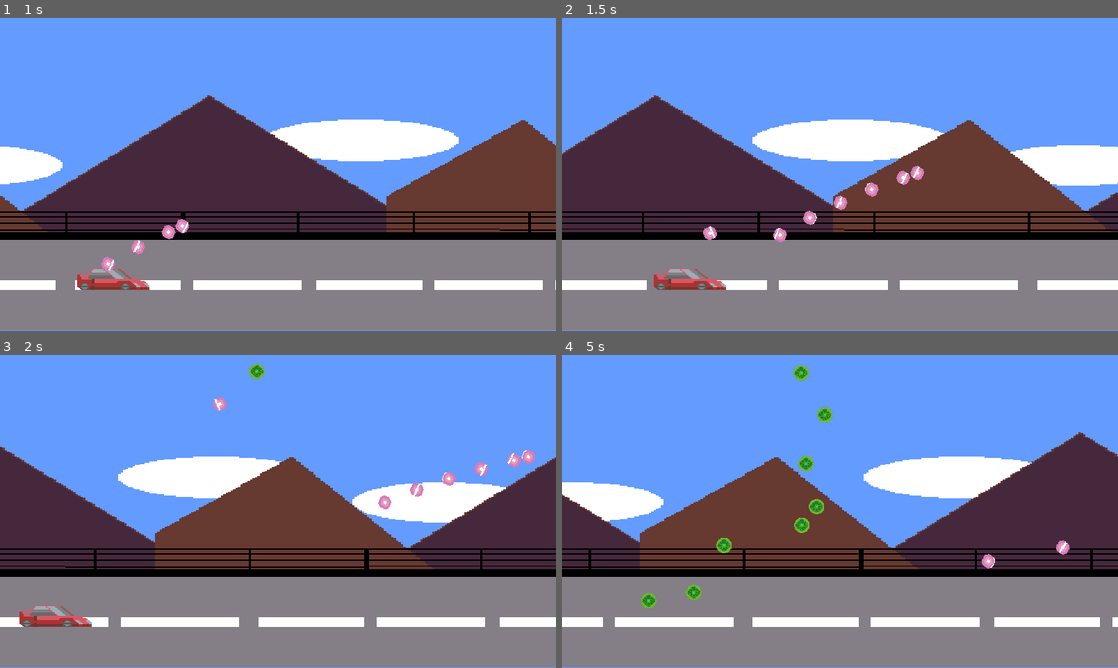
Above: before the commit, frames 1-4 (two rows, left to right).
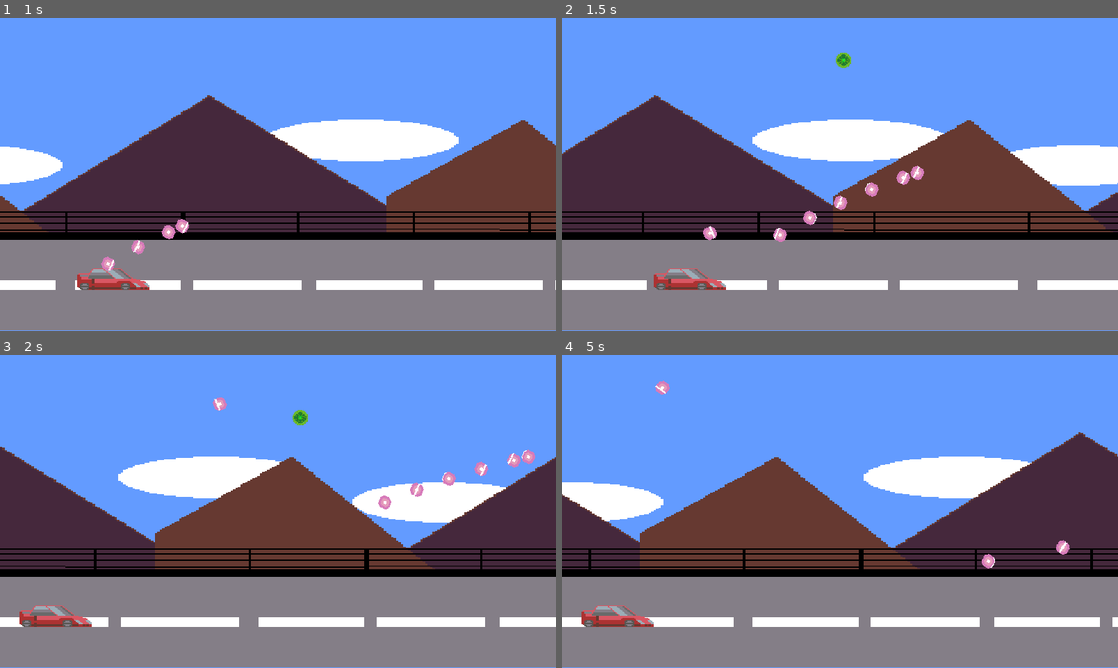
Above: after the commit, the same moments.

Repository: Altered-Dimension-Studios/salil-gerth-shooting
Game: Godot game, scene res://world.tscn
Same seed, same stepped clock (60 frames per second), same inputs: the game is played once before the commit and once after it. Before the commit the project starts from res://entities/car/world.tscn. The engine's default icon, where the game draws it, is replaced by a stand-in: a white triangle on a blue panel in a dark square.
Inputs (mouse positions are in pixels of both pictures, inside the frame that each line leads up to):
- Up to frame 1 (1 s): move the mouse to (400, 158) at 0.52 s; press the mouse at (400, 158) at 0.53 s; hold D (move_right) from 0.53 s (still down)
- Up to frame 2 (1.5 s): move the mouse to (728, 190) at 1.27 s; release D (move_right) at 1.28 s; release the mouse at (728, 190) at 1.28 s; hold A (move_left) from 1.28 s (still down); click (728, 190) at 1.35 s
- Up to frame 3 (2 s): keep holding A (move_left)
- Up to frame 4 (5 s): move the mouse to (895, 442) at 2.02 s; release A (move_left) at 2.03 s; press the mouse at (895, 442) at 2.03 s; hold D (move_right) 2.03-3.53 s; move the mouse to (812, 574) at 2.77 s; release the mouse at (812, 574) at 2.78 s; click (812, 574) at 2.85 s; move the mouse to (1006, 558) at 3.52 s; press the mouse at (1006, 558) at 3.53 s; hold A (move_left) from 3.53 s (still down); move the mouse to (673, 464) at 4.27 s; release the mouse at (673, 464) at 4.28 s; click (673, 464) at 4.35 s

Frame 1 is identical in both runs. In frame 2, 0.1% of the frame differs, in the area x 49-52%, y 11-16%; in frame 3, 0.2%; in frame 4, 1.6%, in the area x 3-49%, y 3-87%.

Commit message:
Spawn rework. Refactor enemy
Credeam ca nu mai dorm azi

Diff:
--- a/entities/car/world.tscn
+++ /dev/null
@@ -1,31 +0,0 @@
-[gd_scene load_steps=6 format=3 uid="uid://bx8bfcld6kqsj"]
-
-[ext_resource type="Script" path="res://world.gd" id="1_fq466"]
-[ext_resource type="PackedScene" uid="uid://c8em1qhsfgfvb" path="res://globals/settings.tscn" id="3_ql8mj"]
-[ext_resource type="PackedScene" path="res://scenes/background.tscn" id="4_fs6en"]
-[ext_resource type="Script" path="res://entities/enemy-spawner/enemy_spawner.gd" id="5_vq837"]
-
-[sub_resource type="Curve2D" id="Curve2D_yphh1"]
-_data = {
-"points": PackedVector2Array(0, 0, 0, 0, 0, 0, 0, 0, 0, 0, 1152, 0)
-}
-point_count = 2
-
-[node name="World" type="Node2D"]
-script = ExtResource("1_fq466")
-
-[node name="Settings" parent="." instance=ExtResource("3_ql8mj")]
-
-[node name="Background" parent="." instance=ExtResource("4_fs6en")]
-
-[node name="EnemyTopPath" type="Path2D" parent="."]
-curve = SubResource("Curve2D_yphh1")
-script = ExtResource("5_vq837")
-
-[node name="EnemySpawnLocation" type="PathFollow2D" parent="EnemyTopPath"]
-
-[node name="SpawnTimer" type="Timer" parent="EnemyTopPath"]
-wait_time = 0.3
-autostart = true
-
-[connection signal="timeout" from="EnemyTopPath/SpawnTimer" to="EnemyTopPath" method="_on_spawn_timer_timeout"]
--- a/entities/enemy-spawner/enemy_spawner.gd
+++ b/entities/enemy-spawner/enemy_spawner.gd
@@ -1,18 +1,41 @@
-extends Path2D
+extends Node2D
 
 const SPAWN_OFFSET_Y: int = 100
 const KAMIKAZE_ENEMY = preload("res://entities/kamikaze-enemy/kamikaze-enemy.tscn")
+const TOP_RANGE = [0.2, 0.48]
+enum Spawns {LEFT_SPAWN, TOP_SPAWN, RIGHT_SPAWN}
 var rng = RandomNumberGenerator.new()
 
 func _on_spawn_timer_timeout() -> void:
+	random_spawn()
+
+
+func random_spawn():
+	var spawn_selected = Spawns.keys()[randi() % Spawns.size()]
+	if spawn_selected == Spawns.keys()[Spawns.LEFT_SPAWN]:
+		spawn_left()
+	elif spawn_selected == Spawns.keys()[Spawns.RIGHT_SPAWN]:
+		spawn_right()
+	elif spawn_selected == Spawns.keys()[Spawns.TOP_SPAWN]:
+		spawn_top()
+
+
+func spawn_top():
 	var enemy = KAMIKAZE_ENEMY.instantiate()
 
-	var enemy_spawn_location = $EnemySpawnLocation
-	enemy_spawn_location.progress_ratio = rng.randf_range(0.0, 1.0)
+	var enemy_spawn_location = $SpawnLocation
+	enemy_spawn_location.progress_ratio = rng.randf_range(TOP_RANGE[0], TOP_RANGE[1])
 	# Offset so the enemy doesn't just pop up on the screen due to texture size
 	enemy_spawn_location.position.y -= SPAWN_OFFSET_Y
 	enemy.position = enemy_spawn_location.position
 
 	add_child(enemy)
 	# TODO: add transition
-	enemy.start_attack_timer()
+
+
+func spawn_left():
+	pass
+
+
+func spawn_right():
+	pass
--- a/entities/kamikaze-enemy/kamikaze-enemy.tscn
+++ b/entities/kamikaze-enemy/kamikaze-enemy.tscn
@@ -29,11 +29,7 @@
 [node name="AnimatedSprite2D" type="AnimatedSprite2D" parent="."]
 sprite_frames = SubResource("SpriteFrames_1qdfd")
 
-[node name="AttackTimer" type="Timer" parent="."]
-one_shot = true
-
 [node name="VisibleOnScreenNotifier2D" type="VisibleOnScreenNotifier2D" parent="."]
 
 [connection signal="area_entered" from="." to="." method="_on_area_entered"]
-[connection signal="timeout" from="AttackTimer" to="." method="_on_attack_timer_timeout"]
 [connection signal="screen_exited" from="VisibleOnScreenNotifier2D" to="." method="_on_visible_on_screen_notifier_2d_screen_exited"]
--- a/entities/kamikaze-enemy/kamikaze_enemy.gd
+++ b/entities/kamikaze-enemy/kamikaze_enemy.gd
@@ -1,17 +1,27 @@
 extends Area2D
 
+enum State {DROP_DOWN, CHARGE_ATTACK, ATTACK}
 const PLAYER_COLLISION_LAYER_INDEX: int = 1 # TODO: move this in some global class
 const SPEED = 300
+var curren_state: int
 var health = 3
 var path_to_player_car: Vector2
 var charged_up: bool = false
+var timer: float
 
 
+func _init() -> void:
+	curren_state = State.DROP_DOWN
+	timer = 0.7
+
 func _physics_process(delta: float) -> void:
-	if charged_up:
-		position += path_to_player_car * SPEED * delta
-	else:
-		position += (path_to_player_car * SPEED * delta) * -1
+	match curren_state:
+		State.DROP_DOWN:
+			drop_down(delta)
+		State.CHARGE_ATTACK:
+			charge_attack(delta)
+		State.ATTACK:
+			attack(delta)
 
 
 func _on_area_entered(area: Area2D) -> void:
@@ -26,14 +36,26 @@
 		queue_free()
 
 
-func start_attack_timer():
-	$AttackTimer.start()
+func charge_attack(delta) -> void:
+	position += (path_to_player_car * SPEED * delta) * -1
+	if timer >= 0:
+		timer -= delta
+	else:
+		curren_state = State.ATTACK
 
 
-func _on_attack_timer_timeout() -> void:
-	path_to_player_car = (World.get_car_position() - global_position).normalized()
-	await get_tree().create_timer(0.1).timeout
-	charged_up = true
+func attack(delta) -> void:
+	position += path_to_player_car * SPEED * delta
+
+
+func drop_down(delta: float) -> void:
+	position += Vector2(0, 1) * SPEED * 1.25 * delta
+	if timer >= 0:
+		timer -= delta
+	else:
+		path_to_player_car = (World.get_car_position() - global_position).normalized()
+		curren_state = State.CHARGE_ATTACK
+		timer = 0.2
 
 
 func _on_visible_on_screen_notifier_2d_screen_exited() -> void:
--- a/project.godot
+++ b/project.godot
@@ -11,7 +11,7 @@
 [application]
 
 config/name="2d-car-game"
-run/main_scene="res://entities/car/world.tscn"
+run/main_scene="res://world.tscn"
 config/features=PackedStringArray("4.3", "Mobile")
 config/icon="res://icon.svg"
 
--- a/world.tscn
+++ b/world.tscn
@@ -1,18 +1,32 @@
-[gd_scene load_steps=5 format=3 uid="uid://bx8bfcld6kqsj"]
+[gd_scene load_steps=6 format=3 uid="uid://bx8bfcld6kqsj"]
 
-[ext_resource type="PackedScene" uid="uid://cg508xt4ua557" path="res://entities/car/car.tscn" id="1_kohxf"]
-[ext_resource type="PackedScene" uid="uid://c8em1qhsfgfvb" path="res://globals/settings.tscn" id="2_wc17a"]
-[ext_resource type="PackedScene" path="res://scenes/background.tscn" id="3_3hpp2"]
-[ext_resource type="PackedScene" uid="uid://coaicoodwoqy6" path="res://entities/kamikaze-enemy/kamikaze-enemy.tscn" id="4_fdbqt"]
+[ext_resource type="Script" path="res://world.gd" id="1_yblek"]
+[ext_resource type="PackedScene" uid="uid://c8em1qhsfgfvb" path="res://globals/settings.tscn" id="2_b6x71"]
+[ext_resource type="PackedScene" path="res://scenes/background.tscn" id="3_uux4w"]
+[ext_resource type="Script" path="res://entities/enemy-spawner/enemy_spawner.gd" id="4_lc5xu"]
+
+[sub_resource type="Curve2D" id="Curve2D_wic8y"]
+_data = {
+"points": PackedVector2Array(0, 0, 0, 0, 0, 648, 0, 0, 0, 0, 0, 0, 0, 0, 0, 0, 1152, 0, 0, 0, 0, 0, 1152, 640, 0, 0, 0, 0, 0, 648)
+}
+point_count = 5
 
 [node name="World" type="Node2D"]
+script = ExtResource("1_yblek")
 
-[node name="Car" parent="." instance=ExtResource("1_kohxf")]
-position = Vector2(128, 502)
+[node name="Settings" parent="." instance=ExtResource("2_b6x71")]
 
-[node name="Settings" parent="." instance=ExtResource("2_wc17a")]
+[node name="Background" parent="." instance=ExtResource("3_uux4w")]
 
-[node name="Background" parent="." instance=ExtResource("3_3hpp2")]
+[node name="EnemySpawner" type="Path2D" parent="."]
+curve = SubResource("Curve2D_wic8y")
+script = ExtResource("4_lc5xu")
 
-[node name="Kamikaze-enemy" parent="." instance=ExtResource("4_fdbqt")]
-position = Vector2(574, 211)
+[node name="SpawnLocation" type="PathFollow2D" parent="EnemySpawner"]
+position = Vector2(1076.18, 0)
+progress = 1724.17
+
+[node name="SpawnTimer" type="Timer" parent="EnemySpawner"]
+autostart = true
+
+[connection signal="timeout" from="EnemySpawner/SpawnTimer" to="EnemySpawner" method="_on_spawn_timer_timeout"]
